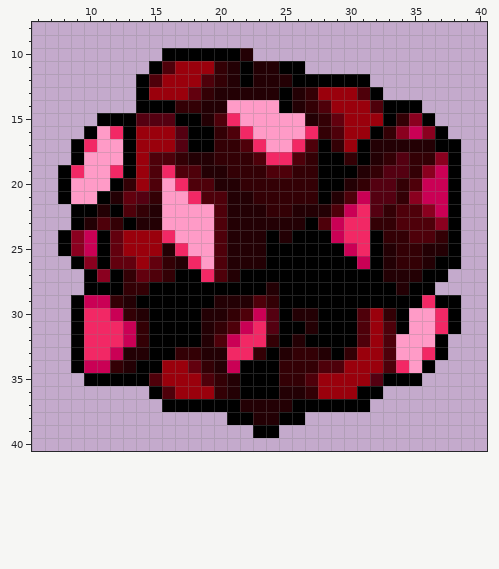
A pixel-art sprite gets an edit: assets/tiles/crystal/palette_icons/6_block.png. The picture above was drawn from the file before the commit.
The file is 48x48 pixels. Colours within 5 levels of each other are drawn and written as one. Shown: x 6..40, y 8..40.
Now the later version:
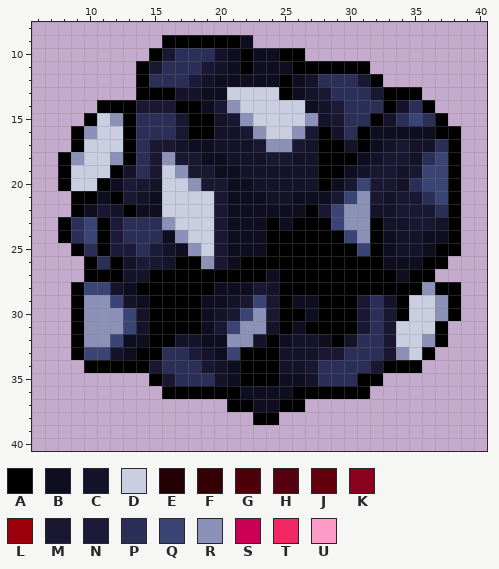
Palette (. is transparent): A #000000  B #0f0e20  C #151329  D #cacee1  E #230004  F #330005  G #4e000a  H #540011  J #62000e  K #8a001f  L #9a000c  M #191732  N #1d1a39  P #2b2f57  Q #3a4475  R #8c92b7  S #ca0055  T #f22865  U #ff9bc7
Changes in this commit:
Changed rows in their new state; - is an unchanged pixel.
first column x 8:
 9 --------AAAAAAB----------------
10 -------AMPPPCBABBAA------------
11 ------AMPPPMCB-BBB-AAAAA-------
12 -------PPPNCBBBBBABCPPPMA------
13 -------AACCBBDDDD-BCMPPPMAAA---
14 ---AAAMMMAABMRDDDDDBCNPPP-CPA--
15 --ADR-PPPM-ACMRDDDDRCMPPACPQPA-
16 -ARDD-PPPM--CCMRDDRMACPABBBBB-A
17 --DDD-PMMCBBCCCMRRMC-AC-BCMCCP-
18 ARDDR-PMRMMBBCCCMMCC--ABCMMCPQ-
19 -DDDACPMDRMMBBCCCCCC--BCMMCMQQ-
20 -DDABNMCDDRMMBBCCCCC-BMQMMCPQQ-
21 .AABAMCBDDDDMBBBCCBBBMQRMCMMPQ-
22 --BMCABBDDDDMBBBBBBAMQRRCCMMMP-
23 APQANPPPRDDDMBBBABA-AQRRACCMMC-
24 -PQ-NPPPBRDDMBBB-A---AQR-BCCBB-
25 .AP-NNPNCBRDMBBB------AQ-BCCBA-
26 -.APACNMCAARMBAA-------A-BBBA-.
27 ---A-CCAA--AAA--B--------ABA-.-
28 -AQQCBA-----BBBMC---------A-RAA
29 --RRQCB----BBCMQM-BB---MPC-DDR-
30 --RRRQC----BCMQRM-AB---MPM-DDR-
31 --RRRQC----BMQRRC-BA---MPMDDDA.
32 --RRQBB--CCBBRRCABCCB-CPPMDDR--
33 --QQCBA-PPNCBQAA-CCCMMPPPMRDA.-
34 -.AAAA-MPPPMCB---CCMPPPPMAAA.--
35 --.....AMPPPCB---BBCPPPAA...---
36 -------.AAAAAABBBBAAAAA-.------
37 --------.....-ABBA-.....-------
38 -------------..AA..------------
39 ---------------..--------------
